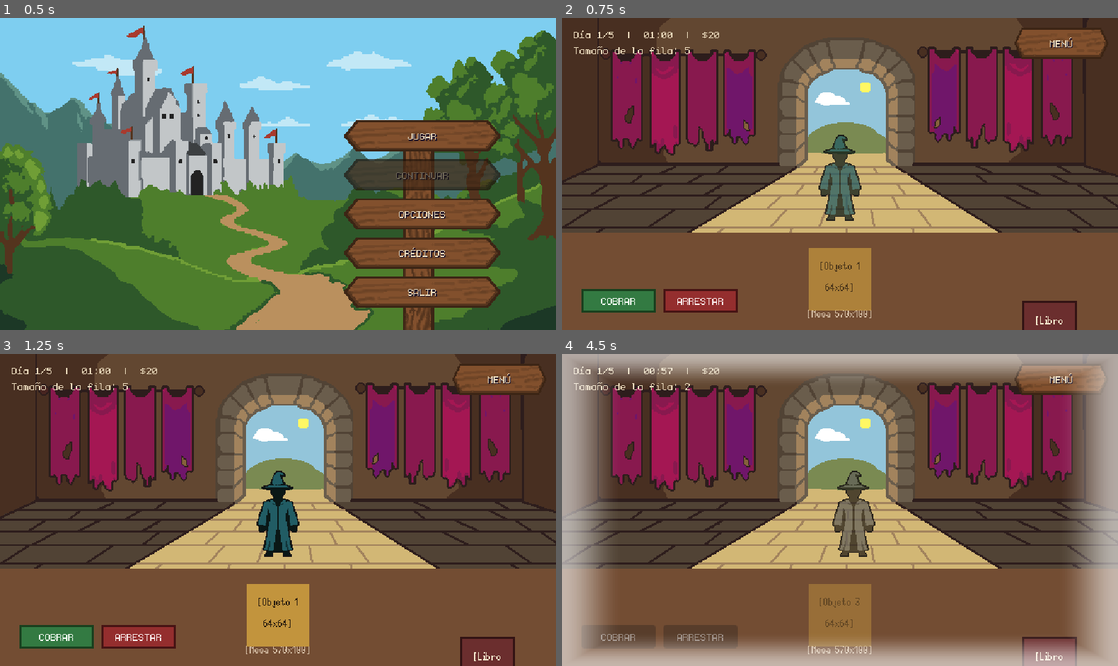
Above: before the commit, frames 1-4 (two rows, left to right).
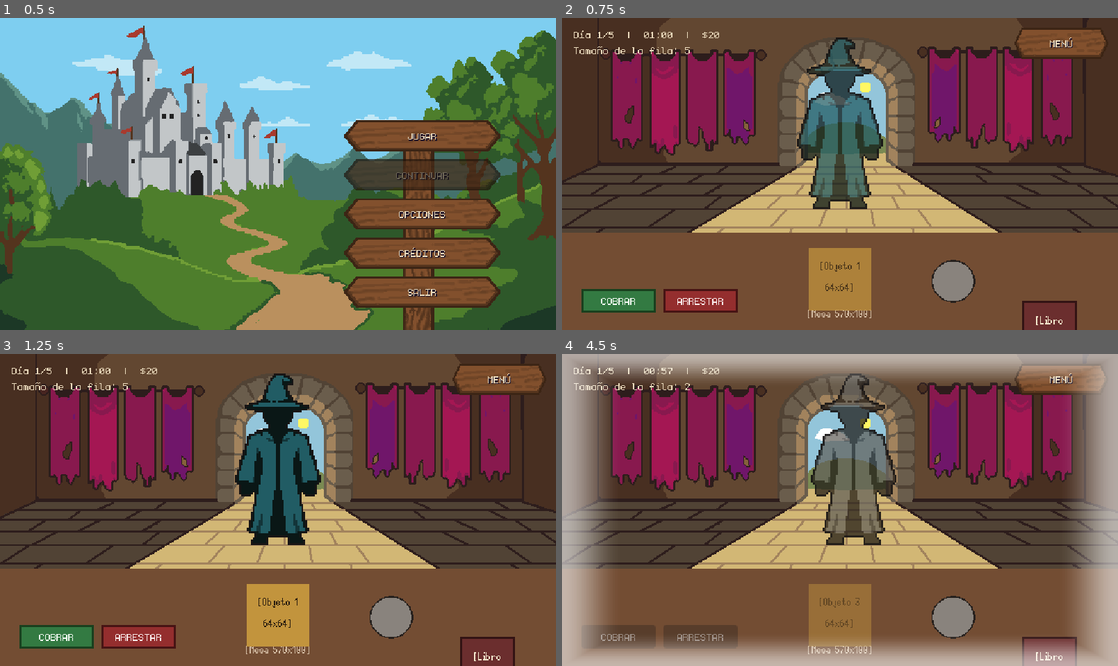
Above: after the commit, the same moments.

Repository: StephenQuispeLipa/Notaria-Aventureros
Game: Godot game, scene res://Scenes/Menus/OptionsMenu.tscn
Same seed, same stepped clock (60 frames per second), same inputs: the game is played once before the commit and once after it.
Inputs:
- Up to frame 1 (0.5 s): no input
- Up to frame 2 (0.75 s): click "JUGAR" at 0.5 s
- Up to frame 3 (1.25 s): no input
- Up to frame 4 (4.5 s): click "COBRAR" at 1.25 s; click "ARRESTAR" at 2 s; click "MENÚ" at 2.75 s; click "REANUDAR" at 3.5 s; click "COBRAR" at 4.25 s

Frame 1 is identical in both runs. In frame 2, 5.9% of the frame differs, in the area x 42-75%, y 6-92%; in frame 3, 5.9%; in frame 4, 5.7%.

Commit message:
feat: add desk view scene, script, and magic lens shaders

Diff:
--- a/Scenes/Desk/Desk_View.tscn
+++ b/Scenes/Desk/Desk_View.tscn
@@ -8,6 +8,9 @@
 [ext_resource type="Shader" uid="uid://c16jou1juxyai" path="res://Shaders/honor_vignette.gdshader" id="5_vignette_shader"]
 [ext_resource type="Texture2D" path="res://Assets/Art/Characters/Mago_Plantilla-Interior.png" id="6_mago_interior"]
 [ext_resource type="Texture2D" path="res://Assets/Art/Characters/Mago_Plantilla-Borde.png" id="7_mago_borde"]
+[ext_resource type="Texture2D" path="res://Assets/Art/UI/Lente_prueba.png" id="8_lente_prueba"]
+[ext_resource type="Shader" path="res://Shaders/magic_lens_item.gdshader" id="9_lens_item_shader"]
+[ext_resource type="Shader" path="res://Shaders/magic_lens_mask.gdshader" id="10_lens_mask_shader"]
 
 [sub_resource type="StyleBoxFlat" id="StyleBoxFlat_book"]
 bg_color = Color(0.42, 0.18, 0.18, 1)
@@ -63,6 +66,18 @@
 shader_parameter/intensity = 0.0
 shader_parameter/softness = 0.22
 
+[sub_resource type="ShaderMaterial" id="ShaderMaterial_item_lens"]
+shader = ExtResource("9_lens_item_shader")
+shader_parameter/lens_center_px = Vector2(-999, -999)
+shader_parameter/lens_radius_px = 28.0
+shader_parameter/tint_color = Color(0.62, 0.2, 0.9, 1)
+shader_parameter/tint_strength = 0.78
+
+[sub_resource type="ShaderMaterial" id="ShaderMaterial_rune_mask"]
+shader = ExtResource("10_lens_mask_shader")
+shader_parameter/lens_center_px = Vector2(-999, -999)
+shader_parameter/lens_radius_px = 28.0
+
 [node name="DeskView" type="Control" unique_id=1928016336]
 layout_mode = 3
 anchors_preset = 15
@@ -94,9 +109,9 @@
 [node name="NPCRect" type="Control" parent="." unique_id=1071050630]
 unique_name_in_owner = true
 layout_mode = 0
-offset_left = 253.0
-offset_top = 114.0
-offset_right = 317.0
+offset_left = 221.0
+offset_top = 8.0
+offset_right = 349.0
 offset_bottom = 220.0
 
 [node name="NPCInterior" type="TextureRect" parent="NPCRect"]
@@ -109,7 +124,8 @@
 grow_horizontal = 2
 grow_vertical = 2
 texture = ExtResource("6_mago_interior")
-stretch_mode = 3
+expand_mode = 1
+stretch_mode = 5
 
 [node name="NPCBorde" type="TextureRect" parent="NPCRect"]
 unique_name_in_owner = true
@@ -121,7 +137,8 @@
 grow_horizontal = 2
 grow_vertical = 2
 texture = ExtResource("7_mago_borde")
-stretch_mode = 3
+expand_mode = 1
+stretch_mode = 5
 
 [node name="DeskRect" type="ColorRect" parent="." unique_id=1532849781]
 layout_mode = 0
@@ -149,11 +166,14 @@
 
 [node name="ItemRect" type="ColorRect" parent="." unique_id=1986333800]
 unique_name_in_owner = true
+clip_contents = true
+material = SubResource("ShaderMaterial_item_lens")
 layout_mode = 0
 offset_left = 253.0
 offset_top = 236.0
 offset_right = 317.0
 offset_bottom = 300.0
+mouse_default_cursor_shape = 2
 color = Color(0.76, 0.58, 0.24, 1)
 
 [node name="ItemLabel" type="Label" parent="ItemRect" unique_id=378206880]
@@ -164,6 +184,7 @@
 anchor_bottom = 1.0
 grow_horizontal = 2
 grow_vertical = 2
+mouse_filter = 2
 theme_override_colors/font_color = Color(0.16, 0.11, 0.06, 1)
 theme_override_fonts/font = ExtResource("4_silver")
 theme_override_font_sizes/font_size = 16
@@ -171,6 +192,23 @@
 64x64]"
 horizontal_alignment = 1
 vertical_alignment = 1
+
+[node name="RuneLabel" type="Label" parent="ItemRect"]
+unique_name_in_owner = true
+material = SubResource("ShaderMaterial_rune_mask")
+layout_mode = 0
+offset_left = -20.0
+offset_top = 2.0
+offset_right = 140.0
+offset_bottom = 66.0
+mouse_filter = 2
+theme_override_colors/font_color = Color(1, 0.92, 0.2, 1)
+theme_override_colors/font_outline_color = Color(0.18, 0.05, 0.28, 1)
+theme_override_constants/outline_size = 2
+theme_override_fonts/font = ExtResource("3_mono")
+theme_override_font_sizes/font_size = 16
+text = "A K R X Z M Q
+V T B N L P G"
 
 [node name="ActionButtons" type="HBoxContainer" parent="." unique_id=2131861610]
 layout_mode = 0
@@ -223,6 +261,20 @@
 theme_override_styles/hover = SubResource("StyleBoxFlat_book_hover")
 text = "[Libro
 56x64]"
+
+[node name="MagicLens" type="TextureRect" parent="."]
+unique_name_in_owner = true
+texture_filter = 1
+layout_mode = 0
+offset_left = 365.0
+offset_top = 234.0
+offset_right = 437.0
+offset_bottom = 306.0
+mouse_filter = 0
+mouse_default_cursor_shape = 2
+texture = ExtResource("8_lente_prueba")
+expand_mode = 1
+stretch_mode = 5
 
 [node name="VignetteLayer" type="CanvasLayer" parent="." unique_id=598545738]
 layer = 5
--- a/Scripts/Desk/desk_view.gd
+++ b/Scripts/Desk/desk_view.gd
@@ -12,10 +12,20 @@
 const VIGNETTE_WHITE := Color(1.0, 1.0, 1.0, 0.9)
 const VIGNETTE_RED := Color(0.95, 0.12, 0.12, 0.95)
 
-const NPC_CENTER_X: float = 253.0
+const NPC_CENTER_X: float = 221.0
 const NPC_EXIT_OFFSET: float = 75.0
 const BOOK_PEEK_Y: float = 290.0
 const BOOK_HOVER_Y: float = 264.0
+const ITEM_DEFAULT_POS := Vector2(253.0, 236.0)
+const VIEWPORT_SIZE := Vector2(570.0, 320.0)
+const LENS_GLASS_RADIUS: float = 28.0
+const RUNE_ALPHABET := "abcdefghijklmnopqrstuvwxyz"
+const RUNE_COUNT := 10
+
+const RUNE_FONTS: Array[Font] = [
+	preload("res://Assets/Art/Fonts/Silver.ttf"),
+	preload("res://Assets/Art/Fonts/monogram-extended.ttf"),
+]
 
 const WIZARD_COLORS: Array[Color] = [
 	Color(0.32, 0.52, 0.88, 1.0), # Azul real
@@ -46,12 +56,17 @@
 var is_day_ending: bool = false
 var _last_displayed_second: int = -1
 var _save_timer_accum: float = 0.0
+var _dragging_node: Control = null
+var _drag_offset: Vector2 = Vector2.ZERO
+var _runes: Array[Dictionary] = []
 
 @onready var day_progress_label: Label = %DayProgressLabel
 @onready var npc_rect: Control = %NPCRect
 @onready var npc_interior: TextureRect = %NPCInterior
 @onready var item_rect: ColorRect = %ItemRect
 @onready var item_label: Label = %ItemLabel
+@onready var rune_label: Label = %RuneLabel
+@onready var magic_lens: TextureRect = %MagicLens
 
 @onready var btn_book: Button = %BtnBook
 @onready var btn_cobrar: Button = %BtnCobrar
@@ -89,11 +104,18 @@
 	btn_restart_day.pressed.connect(_on_restart_game_pressed)
 	btn_back_menu.pressed.connect(_on_back_menu_pressed)
 
+	item_rect.gui_input.connect(_on_draggable_gui_input.bind(item_rect))
+	magic_lens.gui_input.connect(_on_draggable_gui_input.bind(magic_lens))
+
+	_setup_runes()
 	_start_current_day()
 
 func _process(delta: float) -> void:
 	if day_end_overlay.visible or is_day_ending:
 		return
+
+	_update_runes(delta)
+	_update_magic_lens_shaders()
 
 	time_remaining = maxf(time_remaining - delta, 0.0)
 	GameManager.day_time_remaining = time_remaining
@@ -123,6 +145,90 @@
 		GameManager.arrests_today = arrests_today
 		GameManager.charges_today = charges_today
 		GameManager.save_game()
+
+func _input(event: InputEvent) -> void:
+	if _dragging_node != null and event is InputEventMouseButton and event.button_index == MOUSE_BUTTON_LEFT and not event.pressed:
+		_dragging_node = null
+
+func _on_draggable_gui_input(event: InputEvent, target: Control) -> void:
+	if is_day_ending or day_end_overlay.visible or book_overlay.visible:
+		return
+	if event is InputEventMouseButton and event.button_index == MOUSE_BUTTON_LEFT:
+		if event.pressed:
+			_dragging_node = target
+			_drag_offset = target.global_position - get_global_mouse_position()
+			get_viewport().set_input_as_handled()
+		elif _dragging_node == target:
+			_dragging_node = null
+			get_viewport().set_input_as_handled()
+	elif event is InputEventMouseMotion and _dragging_node == target:
+		var new_pos := get_global_mouse_position() + _drag_offset
+		new_pos = new_pos.clamp(Vector2.ZERO, VIEWPORT_SIZE - target.size)
+		target.global_position = new_pos
+		_update_magic_lens_shaders()
+		get_viewport().set_input_as_handled()
+
+func _update_magic_lens_shaders() -> void:
+	var lens_center_global := magic_lens.global_position + magic_lens.size * 0.5
+	var item_mat := item_rect.material as ShaderMaterial
+	if item_mat:
+		item_mat.set_shader_parameter("lens_center_px", lens_center_global - item_rect.global_position)
+		item_mat.set_shader_parameter("lens_radius_px", LENS_GLASS_RADIUS)
+	var rune_mat := rune_label.material as ShaderMaterial
+	if rune_mat:
+		rune_mat.set_shader_parameter("lens_center_px", lens_center_global)
+		rune_mat.set_shader_parameter("lens_radius_px", LENS_GLASS_RADIUS)
+
+func _setup_runes() -> void:
+	rune_label.size = Vector2(14.0, 18.0)
+	_runes.append({"label": rune_label, "vel": Vector2.ZERO, "dir": 0})
+	for _i in range(RUNE_COUNT - 1):
+		var lbl := rune_label.duplicate() as Label
+		item_rect.add_child(lbl)
+		_runes.append({"label": lbl, "vel": Vector2.ZERO, "dir": 0})
+
+func _randomize_all_runes() -> void:
+	for entry in _runes:
+		_reset_rune(entry, true)
+
+func _reset_rune(entry: Dictionary, random_along_axis: bool) -> void:
+	var lbl := entry["label"] as Label
+	lbl.text = RUNE_ALPHABET[randi() % RUNE_ALPHABET.length()]
+	lbl.add_theme_font_override("font", RUNE_FONTS.pick_random())
+
+	var dir := randi() % 4
+	var speed := randf_range(18.0, 36.0)
+	var item_w := item_rect.size.x
+	var item_h := item_rect.size.y
+	entry["dir"] = dir
+
+	match dir:
+		0: # Izquierda -> Derecha
+			entry["vel"] = Vector2(speed, 0.0)
+			lbl.position = Vector2(randf_range(-12.0, item_w) if random_along_axis else -12.0, randf_range(0.0, item_h - 16.0))
+		1: # Derecha -> Izquierda
+			entry["vel"] = Vector2(-speed, 0.0)
+			lbl.position = Vector2(randf_range(0.0, item_w + 12.0) if random_along_axis else item_w + 2.0, randf_range(0.0, item_h - 16.0))
+		2: # Arriba -> Abajo
+			entry["vel"] = Vector2(0.0, speed)
+			lbl.position = Vector2(randf_range(2.0, item_w - 14.0), randf_range(-16.0, item_h) if random_along_axis else -16.0)
+		3: # Abajo -> Arriba
+			entry["vel"] = Vector2(0.0, -speed)
+			lbl.position = Vector2(randf_range(2.0, item_w - 14.0), randf_range(0.0, item_h + 16.0) if random_along_axis else item_h + 2.0)
+
+func _update_runes(delta: float) -> void:
+	var item_w := item_rect.size.x
+	var item_h := item_rect.size.y
+	for entry in _runes:
+		var lbl := entry["label"] as Label
+		var vel: Vector2 = entry["vel"]
+		var dir: int = entry["dir"]
+		lbl.position += vel * delta
+		if (dir == 0 and lbl.position.x > item_w + 4.0) \
+			or (dir == 1 and lbl.position.x < -14.0) \
+			or (dir == 2 and lbl.position.y > item_h + 4.0) \
+			or (dir == 3 and lbl.position.y < -18.0):
+			_reset_rune(entry, false)
 
 func _unhandled_input(event: InputEvent) -> void:
 	if event is InputEventKey and event.pressed and not event.echo and event.keycode == KEY_SPACE:
@@ -187,6 +293,9 @@
 	var display_num := current_npc_index + 1
 	npc_interior.modulate = WIZARD_COLORS.pick_random()
 	item_label.text = "[Objeto %d\n64x64]" % display_num
+	item_rect.position = ITEM_DEFAULT_POS
+	_randomize_all_runes()
+	_update_magic_lens_shaders()
 
 	npc_rect.position.x = NPC_CENTER_X
 	npc_rect.modulate.a = 0.0
--- /dev/null
+++ b/Shaders/magic_lens_item.gdshader
@@ -0,0 +1,19 @@
+shader_type canvas_item;
+
+uniform vec2 lens_center_px = vec2(-999.0, -999.0);
+uniform float lens_radius_px = 28.0;
+uniform vec4 tint_color : source_color = vec4(0.62, 0.20, 0.90, 1.0);
+uniform float tint_strength : hint_range(0.0, 1.0) = 0.78;
+
+varying vec2 v_local_pos;
+
+void vertex() {
+	v_local_pos = VERTEX;
+}
+
+void fragment() {
+	float d = distance(v_local_pos, lens_center_px);
+	if (d <= lens_radius_px) {
+		COLOR.rgb = mix(COLOR.rgb, COLOR.rgb * tint_color.rgb * 1.35 + tint_color.rgb * 0.25, tint_strength);
+	}
+}
--- /dev/null
+++ b/Shaders/magic_lens_mask.gdshader
@@ -0,0 +1,13 @@
+shader_type canvas_item;
+
+uniform vec2 lens_center_px = vec2(-999.0, -999.0);
+uniform float lens_radius_px = 28.0;
+uniform vec2 viewport_size = vec2(570.0, 320.0);
+
+void fragment() {
+	vec2 screen_px = SCREEN_UV * viewport_size;
+	float d = distance(screen_px, lens_center_px);
+	if (d > lens_radius_px) {
+		discard;
+	}
+}
Not shown, added: Shaders/magic_lens_item.gdshader.uid
Not shown, added: Shaders/magic_lens_mask.gdshader.uid
